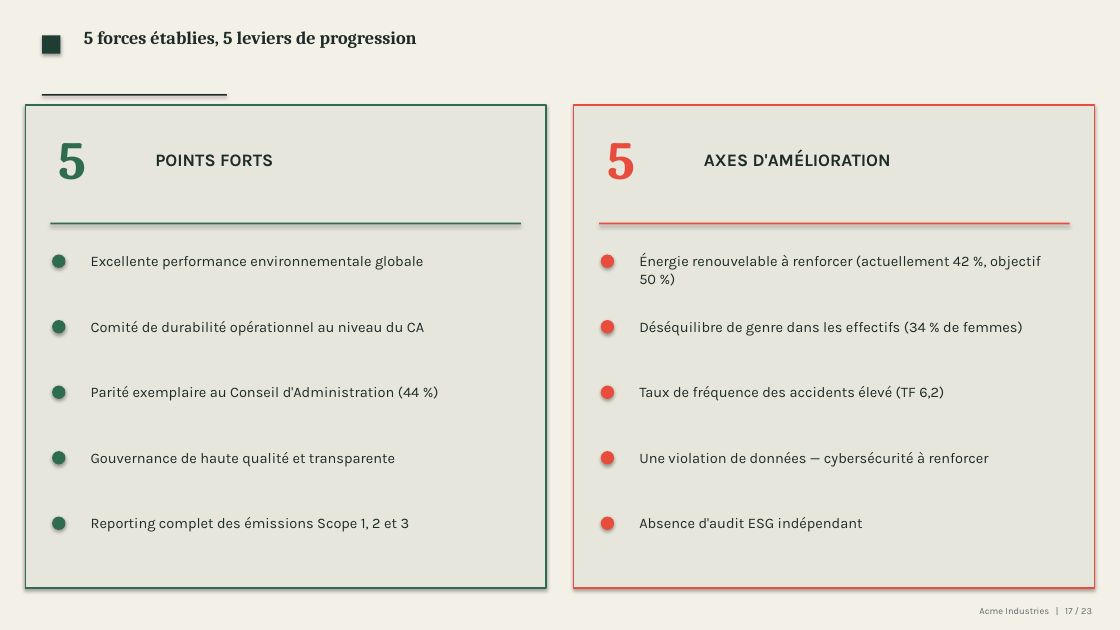
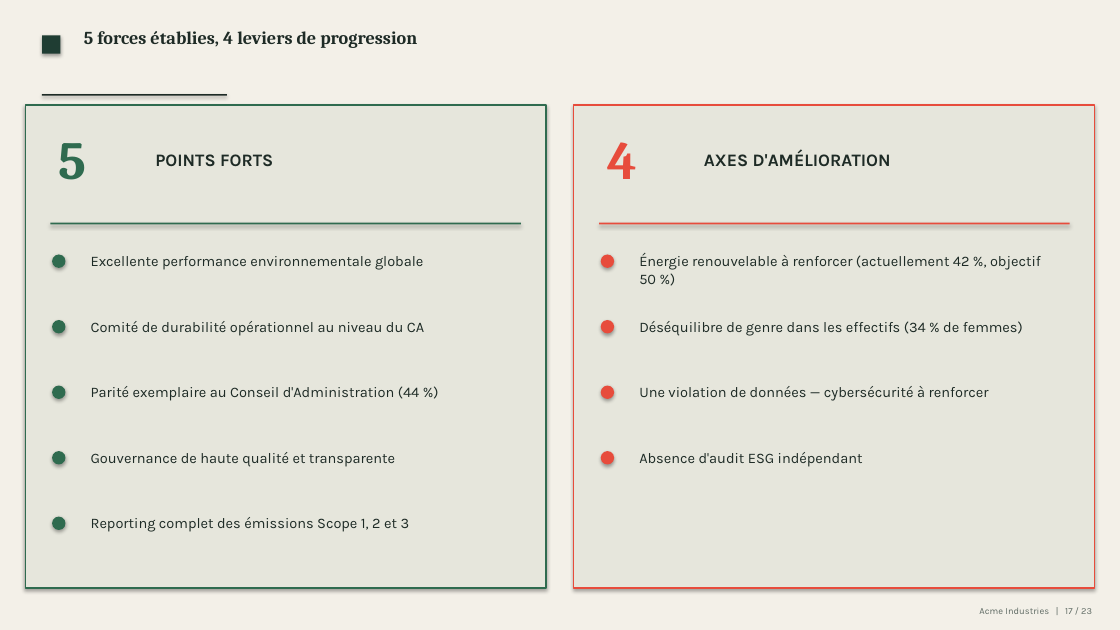
Before and after one commit to mehdiarrais-bot/Ethereal-ESG, a slide deck: slide 17 of examples/Presentation.pptx. Drawn at 1120x630 pixels with LibreOffice and Linux fonts; fonts in the diff are those of the drawing. Boxes give left, top, right and bottom in pixels: in the first picture for what was removed or moved away, otherwise in the second. Text is boxed around its words. In the diff, an @@ line names an element or a change of style, - is before the commit and + after.

```diff
--- a/examples/Presentation.pptx
+++ b/examples/Presentation.pptx
@@ text at [84, 31, 417, 48]: text changed @@
-5 forces établies, 5 leviers de progression
+5 forces établies, 4 leviers de progression
@@ text at [607, 142, 637, 179]: text changed @@
-5
+4
@@ text "Une violation de données — ...": place and size @@
-text "Une violation de données — ..." at [639, 452, 989, 467]
+text "Une violation de données — ..." at [639, 386, 989, 401]
@@ text removed at [639, 386, 944, 401] @@
-Taux de fréquence des accidents élevé (TF 6,2)
@@ text "Absence d'audit ESG indépendant": place and size @@
-text "Absence d'audit ESG indépendant" at [639, 517, 863, 532]
+text "Absence d'audit ESG indépendant" at [639, 452, 863, 467]
@@ ellipse removed at [601, 517, 614, 530] @@
```
Also in this commit, not shown: 7 other slides changed, 32 other files.
